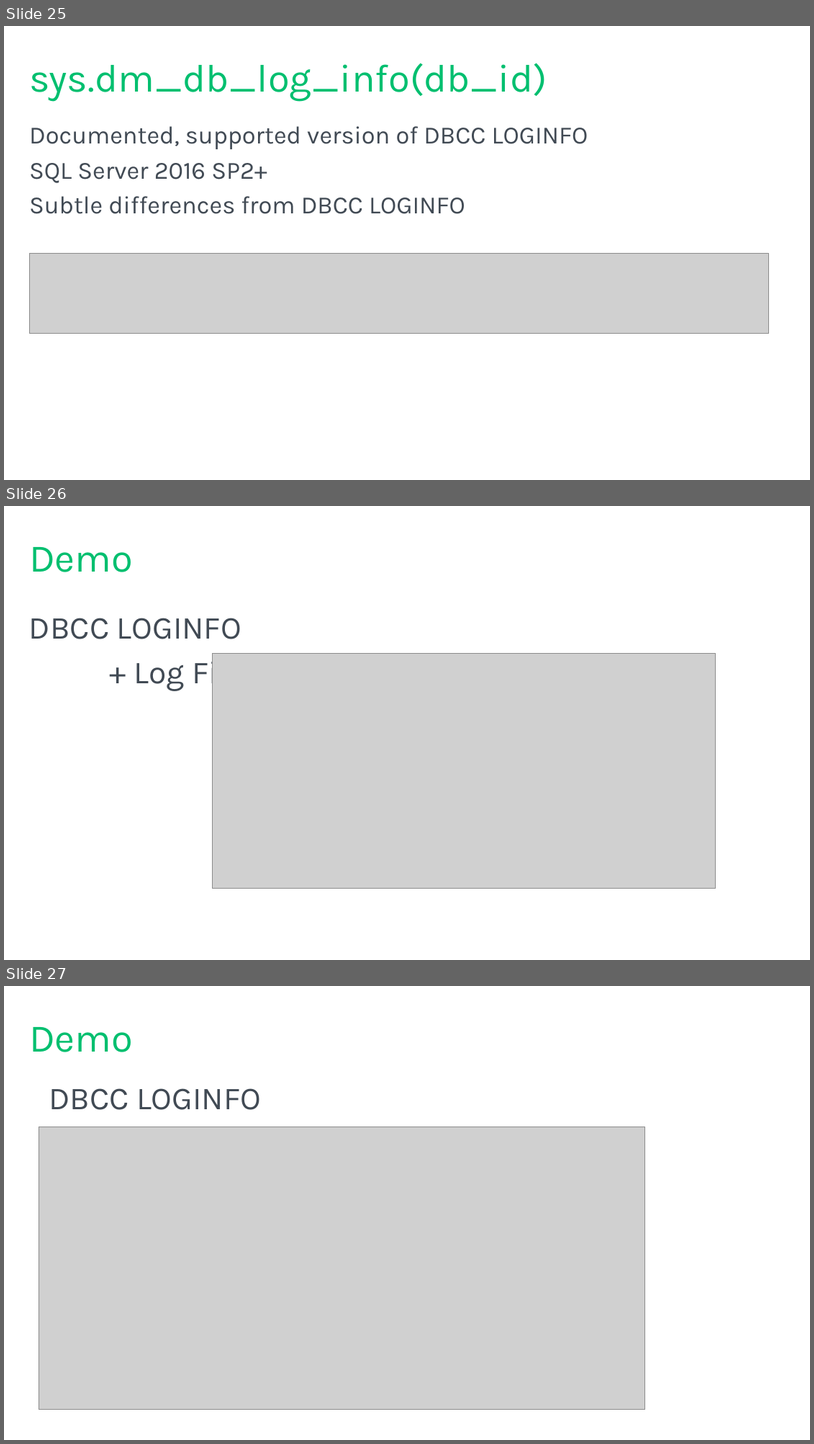
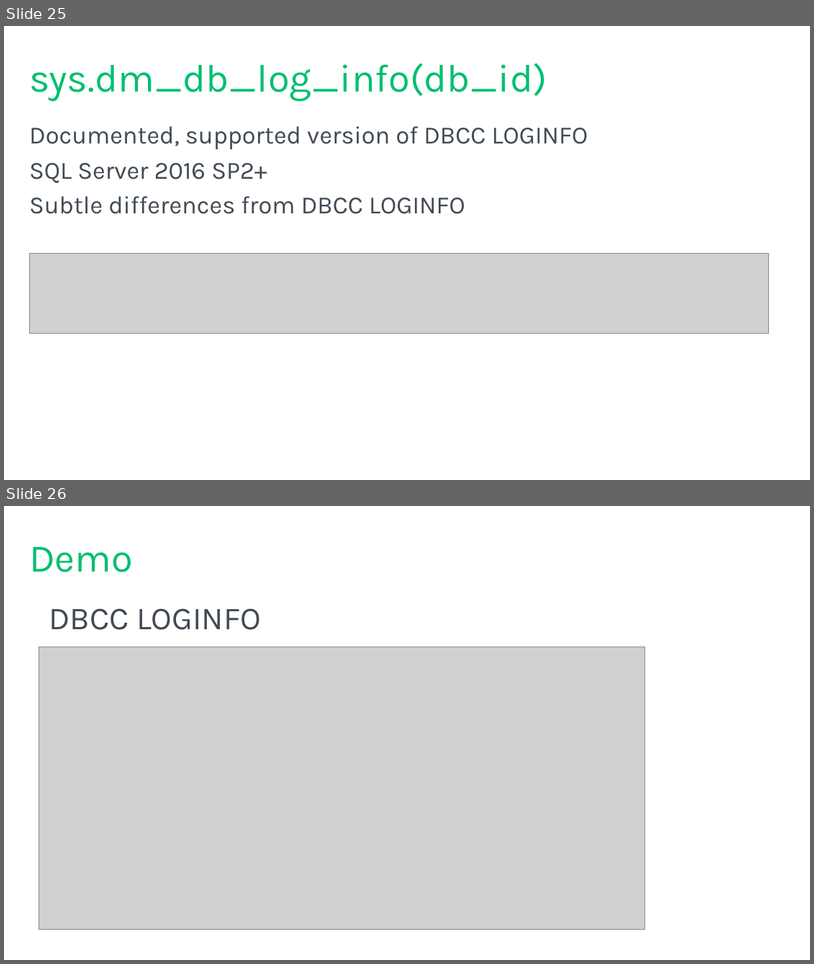
Before and after one commit to tf3604/LogFilePresentation, a slide deck: TransactionLog.pptx. Shown one above the other, each under a label of ours: slides 25, 26 and 27 before the commit, slides 25 and 26 after it. The pictures are 814x1444 and 814x964 pixels, drawn with LibreOffice and Linux fonts; fonts in the diff are those of the drawing; grey boxes stand for pictures; background and template pictures are left out. Boxes give left, top, right and bottom in pixels: in the first picture for what was removed or moved away, otherwise in the second. Text is boxed around its words. In the diff, an @@ line names an element or a change of style, - is before the commit and + after.

```diff
--- a/TransactionLog.pptx
+++ b/TransactionLog.pptx
@@ slide 26 removed at (x1=4, y1=506, x2=810, y2=960), background #FFFFFF @@
@@ title removed at (x1=29, y1=547, x2=133, y2=572) @@
-Demo
@@ text removed at (x1=29, y1=618, x2=395, y2=692) @@
-DBCC LOGINFO
-+ Log File Visualizer
@@ picture removed at (x1=212, y1=653, x2=715, y2=888) @@
@@ what was slide 27 is now slide 26 @@
```
Also in this commit, not shown: 1 slide changed.
